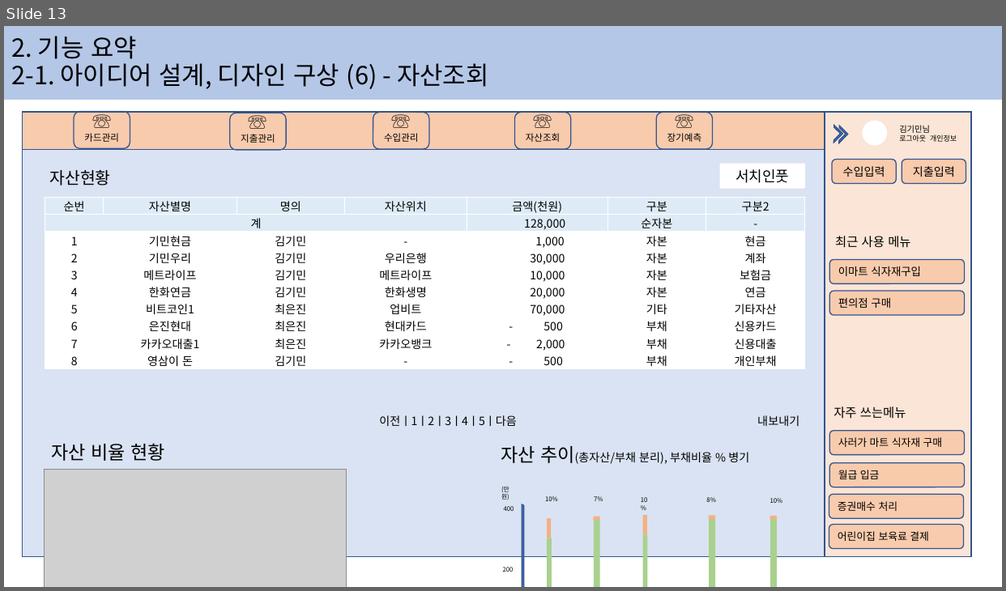
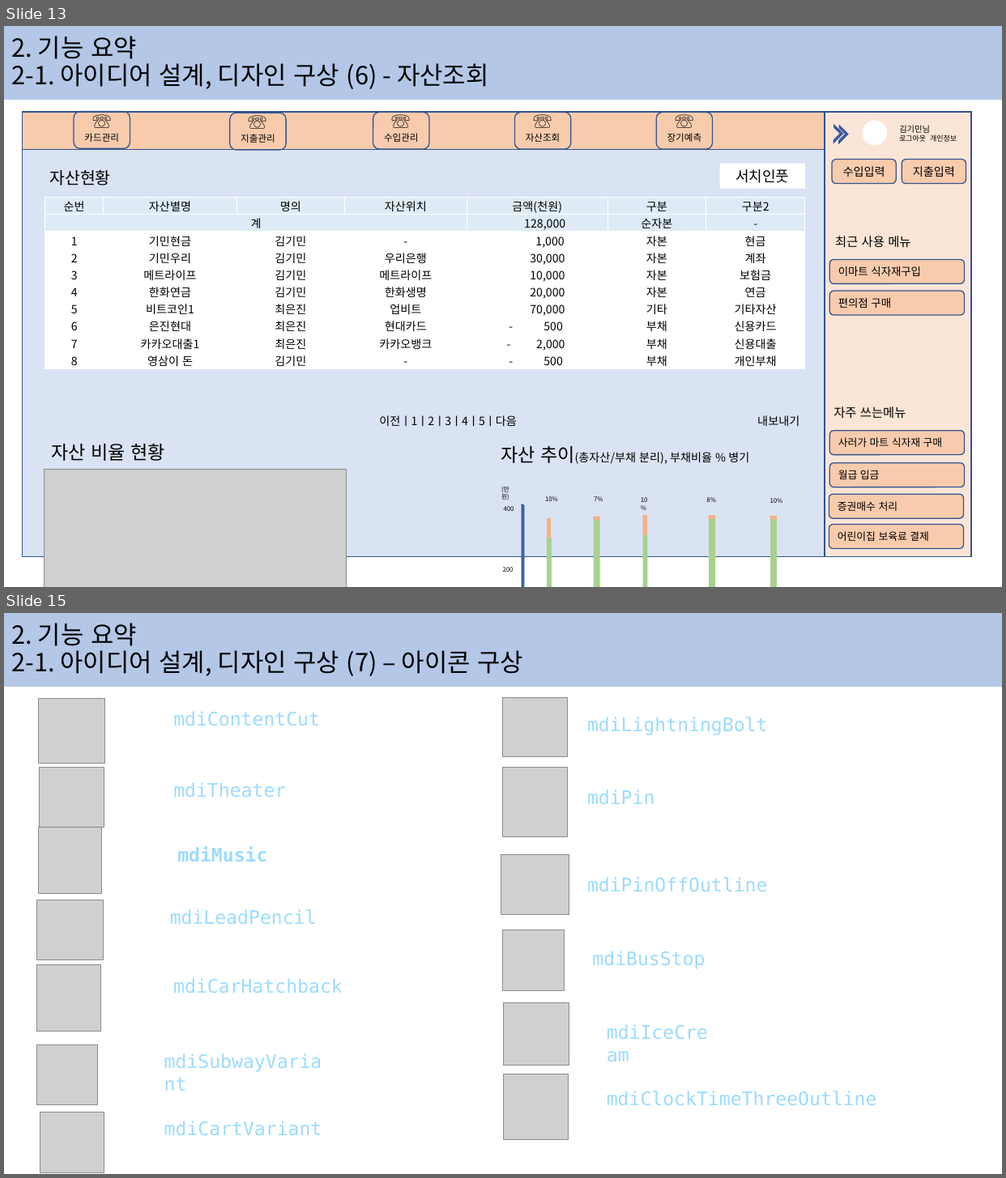
Before and after one commit to kimin3927/study, a slide deck: 기획) 가계부.pptx. Shown one above the other, each under a label of ours: slide 13 before the commit, slides 13 and 15 after it; the slides between them are not shown. The pictures are 1006x591 and 1006x1178 pixels, drawn with LibreOffice and Linux fonts; fonts in the diff are those of the drawing; grey boxes stand for pictures. Boxes give left, top, right and bottom in pixels: in the first picture for what was removed or moved away, otherwise in the second. Text is boxed around its words. In the diff, an @@ line names an element or a change of style, - is before the commit and + after.

```diff
--- a/기획) 가계부.pptx
+++ b/기획) 가계부.pptx
@@ slide 15 added at <box>4,613,1002,1174</box>, background #FFFFFF @@
@@ rectangle added at <box>4,613,1002,687</box>, fill #B4C7E7, 24 pt, text #000000 @@
+2. 기능 요약
+2-1. 아이디어 설계, 디자인 구상 (7) – 아이콘 구상
@@ picture added at <box>39,698,105,763</box> @@
@@ picture added at <box>503,697,568,756</box> @@
@@ text added at <box>173,711,320,726</box>, 18 pt, text #9CDCFE @@
+mdiContentCut
@@ text added at <box>587,717,767,735</box>, 18 pt, text #9CDCFE @@
+mdiLightningBolt
@@ picture added at <box>39,768,105,828</box> @@
@@ text added at <box>173,782,286,797</box>, 18 pt, text #9CDCFE @@
+mdiTheater
@@ picture added at <box>503,768,569,837</box> @@
@@ text added at <box>587,790,654,804</box>, 18 pt, text #9CDCFE @@
+mdiPin
@@ picture added at <box>39,827,101,895</box> @@
@@ text added at <box>177,846,267,862</box>, 18 pt, text #9CDCFE, bold @@
+mdiMusic
@@ picture added at <box>501,855,569,914</box> @@
@@ text added at <box>587,877,767,892</box>, 18 pt, text #9CDCFE @@
+mdiPinOffOutline
@@ picture added at <box>37,901,104,960</box> @@
@@ text added at <box>170,909,317,924</box>, 18 pt, text #9CDCFE @@
+mdiLeadPencil
@@ picture added at <box>503,931,564,991</box> @@
@@ text added at <box>592,951,705,969</box>, 18 pt, text #9CDCFE @@
+mdiBusStop
@@ picture added at <box>37,965,100,1032</box> @@
@@ text added at <box>173,978,343,993</box>, 18 pt, text #9CDCFE @@
+mdiCarHatchback
@@ picture added at <box>503,1003,569,1065</box> @@
@@ text added at <box>599,1017,725,1047</box>, 18 pt, text #9CDCFE @@
+mdiIceCream
@@ picture added at <box>37,1046,98,1105</box> @@
@@ text added at <box>157,1046,330,1076</box>, 18 pt, text #9CDCFE @@
+mdiSubwayVariant
@@ picture added at <box>504,1074,569,1140</box> @@
@@ text added at <box>607,1091,877,1105</box>, 18 pt, text #9CDCFE @@
+mdiClockTimeThreeOutline
@@ picture added at <box>40,1113,104,1174</box> @@
@@ text added at <box>164,1121,322,1135</box>, 18 pt, text #9CDCFE @@
+mdiCartVariant
```
Also in this commit, not shown: 1 other slide added, 4 other files.
